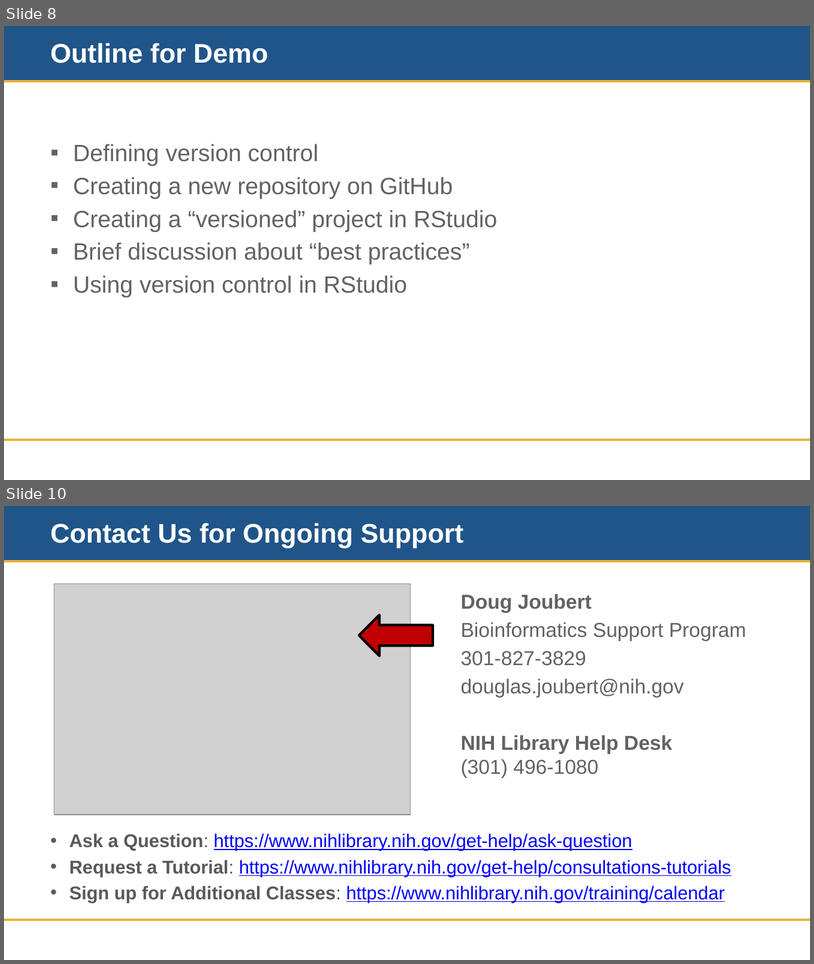
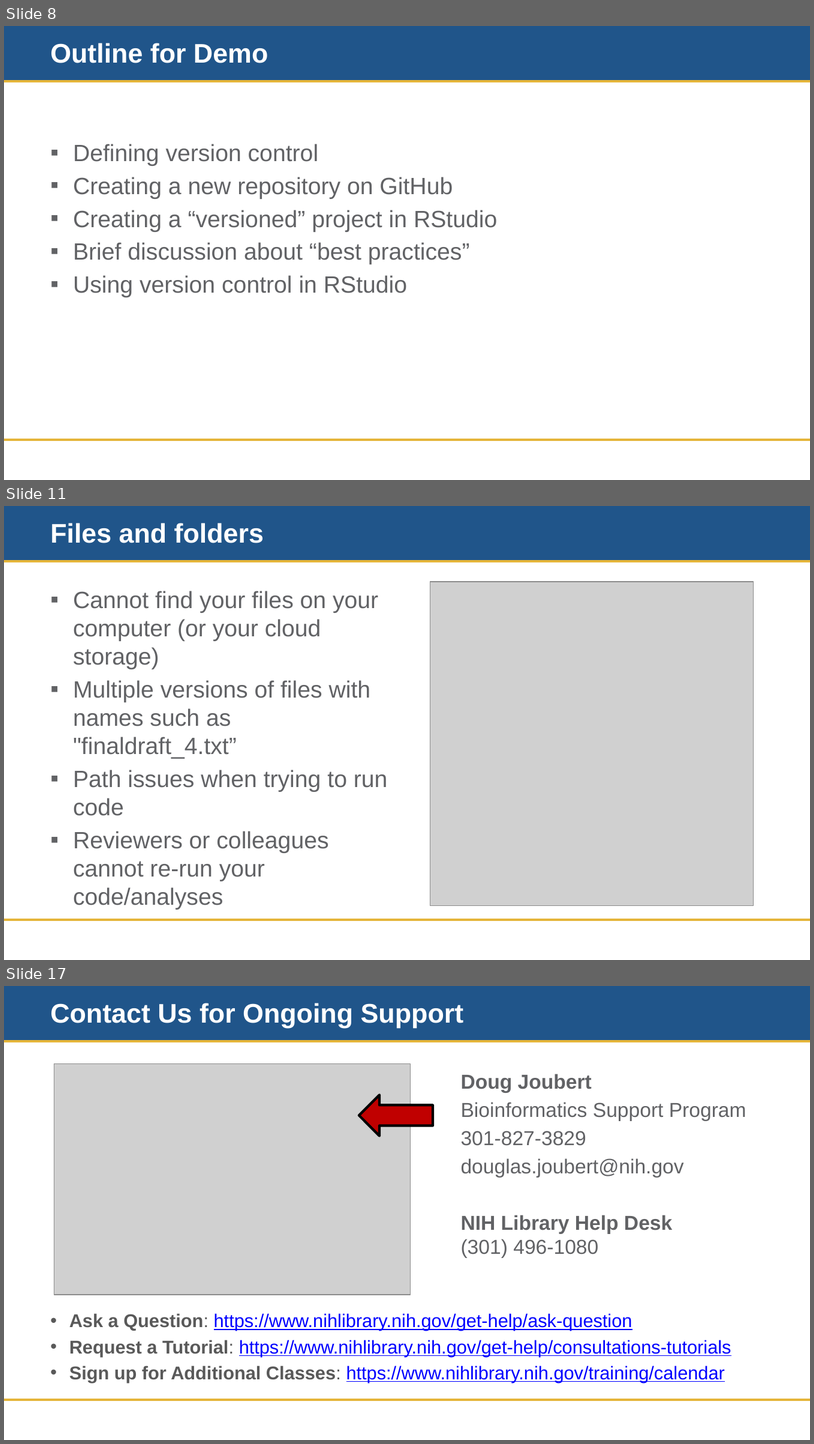
Before and after one commit to doujouDC/nihl-intro-r-classes, a slide deck: r-project-mgmt-repro/nih-r-project-mgmt-training-material/nihl-r-project-mgmt.pptx. Shown one above the other, each under a label of ours: slides 8 and 10 before the commit, slides 8, 11 and 17 after it; the slides between them are not shown. The pictures are 814x964 and 814x1444 pixels, drawn with LibreOffice and Linux fonts; fonts in the diff are those of the drawing; grey boxes stand for pictures; background and template pictures are left out. Boxes give left, top, right and bottom in pixels: in the first picture for what was removed or moved away, otherwise in the second. Text is boxed around its words. In the diff, an @@ line names an element or a change of style, - is before the commit and + after.

```diff
--- a/r-project-mgmt-repro/nih-r-project-mgmt-training-material/nihl-r-project-mgmt.pptx
+++ b/r-project-mgmt-repro/nih-r-project-mgmt-training-material/nihl-r-project-mgmt.pptx
@@ slide 11 added at (4,506,810,960), background #FFFFFF; not listed: 3 template elements that a slide beside it also shows @@
@@ title added at (50,523,264,543), 32 pt, text #FFFFFF, bold @@
+Files and folders
@@ text added at (73,591,388,909), 28 pt, text #616265 @@
+▪ Cannot find your files on your computer (or your cloud storage)
+▪ Multiple versions of files with names such as "finaldraft_4.txt”
+▪ Path issues when trying to run code
+▪ Reviewers or colleagues cannot re-run your code/analyses
@@ picture added at (431,582,754,905) @@
@@ what was slide 10 is now slide 17 @@
```
Also in this commit, not shown: 1 slide changed, 6 other slides added, 6 other files.
